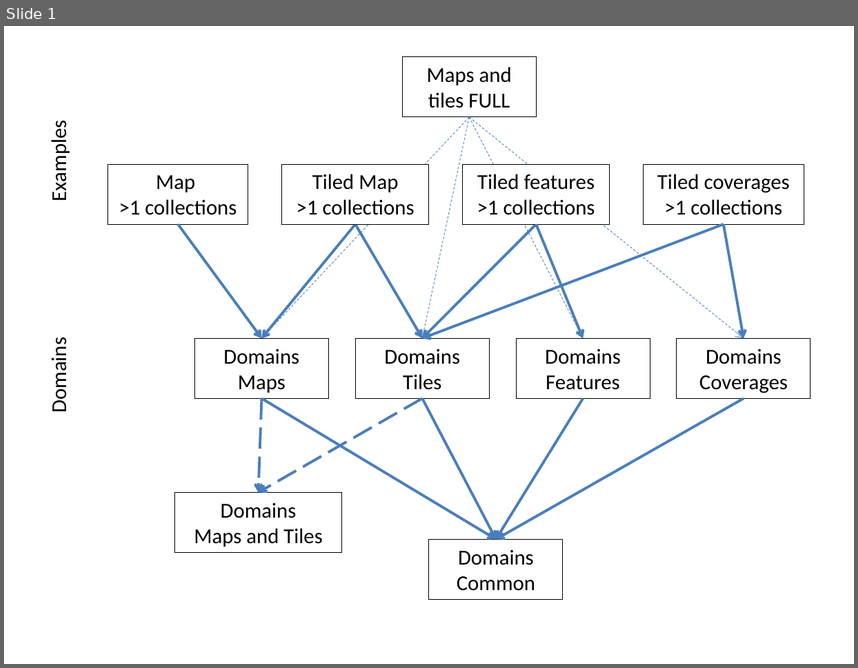
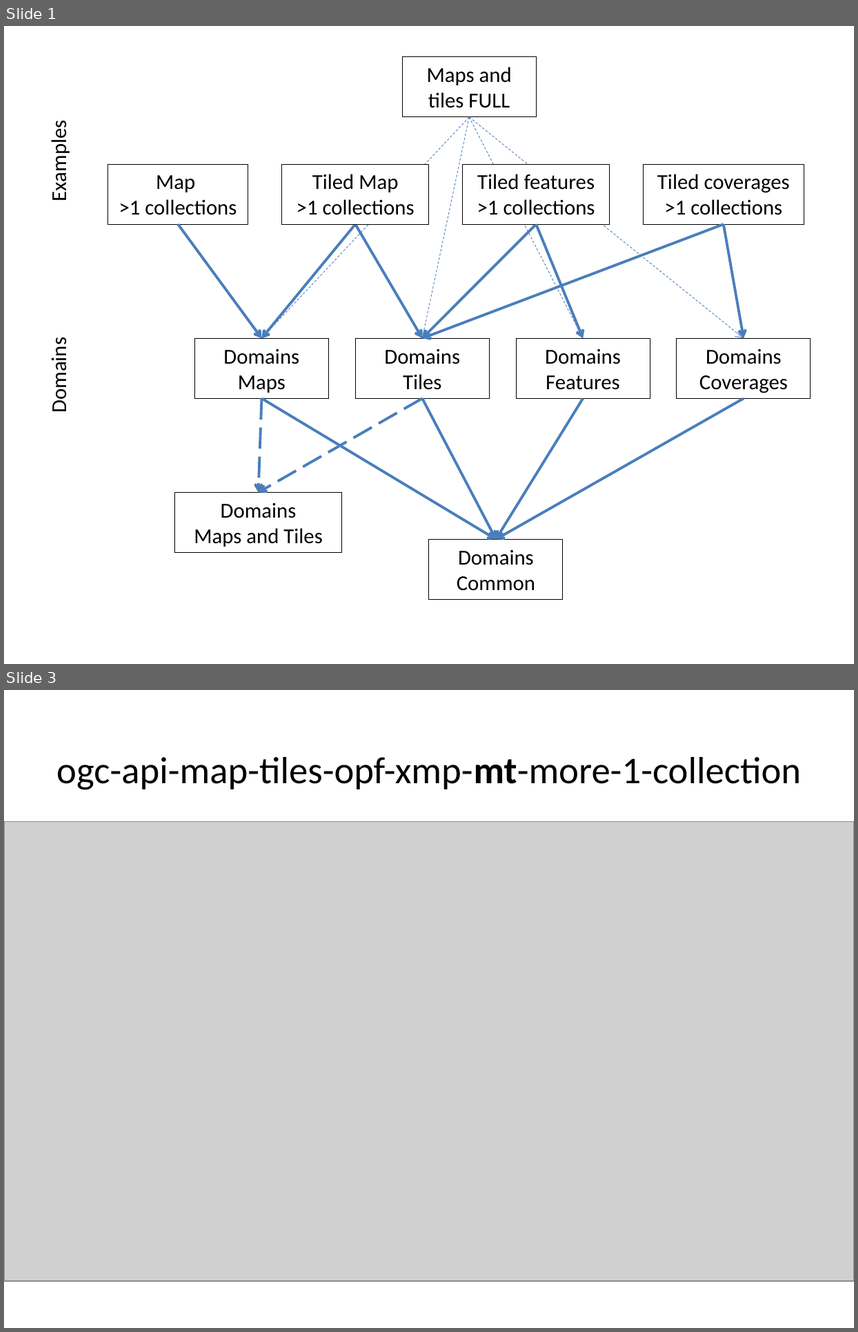
Before and after one commit to opengeospatial/ogcapi-maps, a slide deck: standard/images/diagrams.pptx. Shown one above the other, each under a label of ours: slide 1 before the commit, slides 1 and 3 after it; the slides between them are not shown. The pictures are 858x668 and 858x1332 pixels, drawn with LibreOffice and Linux fonts; fonts in the diff are those of the drawing; grey boxes stand for pictures. Boxes give left, top, right and bottom in pixels: in the first picture for what was removed or moved away, otherwise in the second. Text is boxed around its words. In the diff, an @@ line names an element or a change of style, - is before the commit and + after.

```diff
--- a/standard/images/diagrams.pptx
+++ b/standard/images/diagrams.pptx
@@ slide 3 added at [4,690,854,1328], background #FFFFFF @@
@@ title added at [56,757,801,790], 32 pt, text #000000 @@
+ogc-api-map-tiles-opf-xmp-mt-more-1-collection
@@ picture added at [4,822,854,1281] @@
```
Also in this commit, not shown: 2 other slides added, 3 other files.
